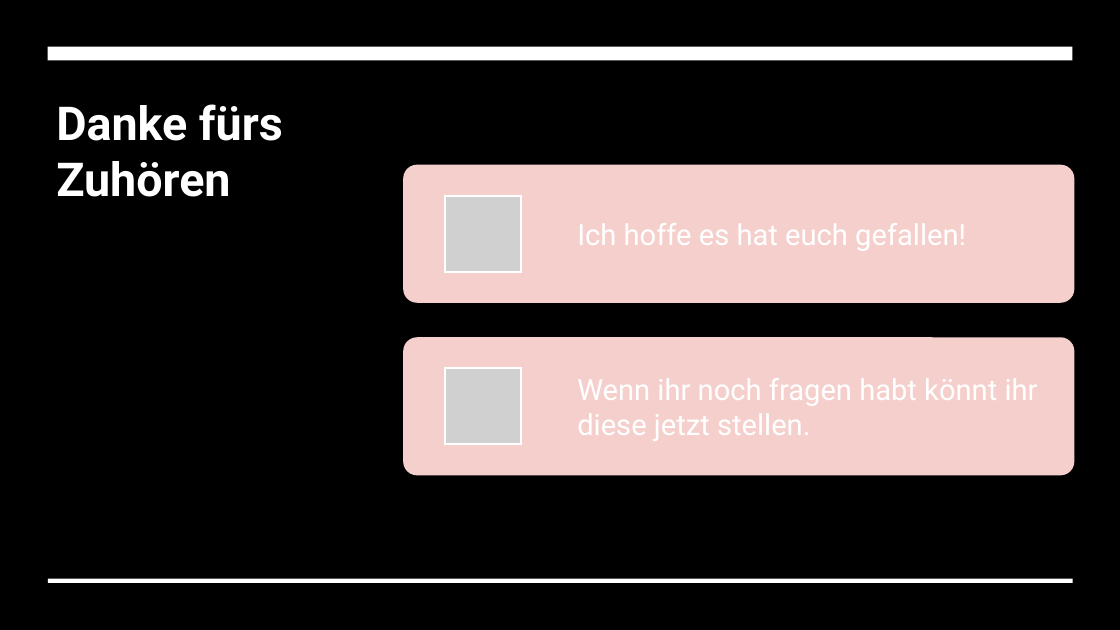
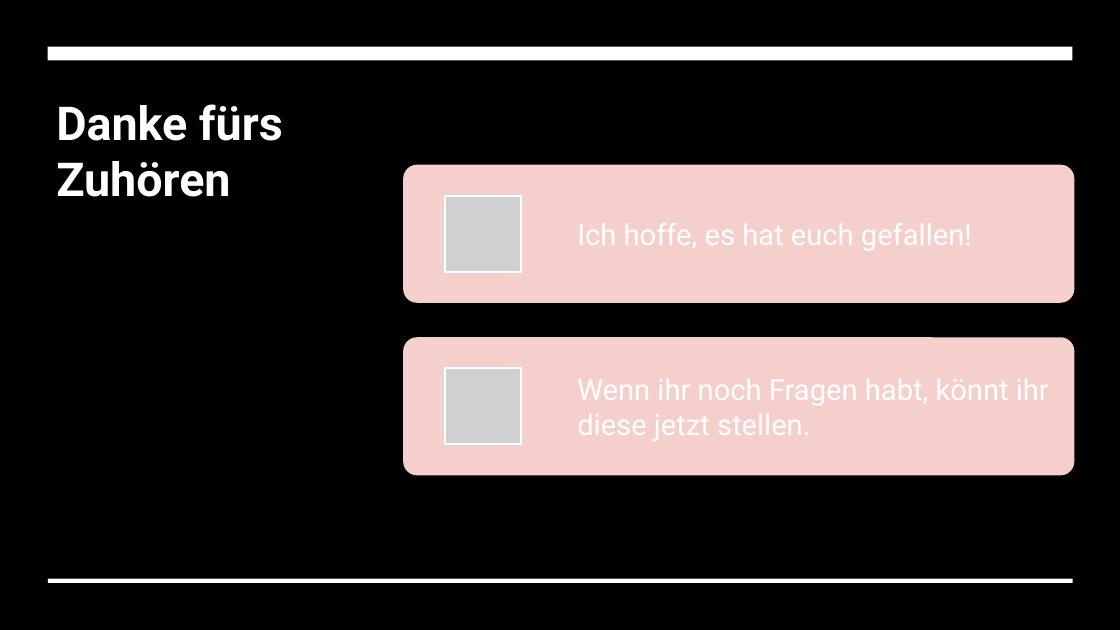
Before and after one commit to Anisa525/Abschlussprojekt_2026_API-1_durani_F1-App, a slide deck: slide 9 of Dokumente/Abschlussprojekt_2026_api-1_durani_f1-app.pptx. Drawn at 1120x630 pixels with LibreOffice and Linux fonts; fonts in the diff are those of the drawing; grey boxes stand for pictures. Boxes give left, top, right and bottom in pixels: in the first picture for what was removed or moved away, otherwise in the second. Text is boxed around its words. In the diff, an @@ line names an element or a change of style, - is before the commit and + after.

```diff
--- a/Dokumente/Abschlussprojekt_2026_api-1_durani_f1-app.pptx
+++ b/Dokumente/Abschlussprojekt_2026_api-1_durani_f1-app.pptx
@@ text at (577, 223, 972, 251): text changed @@
-Ich hoffe es hat euch gefallen!
+Ich hoffe, es hat euch gefallen!
@@ text at (577, 378, 1049, 441): text changed @@
-Wenn ihr noch fragen habt könnt ihr diese jetzt stellen.
+Wenn ihr noch Fragen habt, könnt ihr diese jetzt stellen.
```
Also in this commit, not shown: 5 other slides changed, 39 other files.
